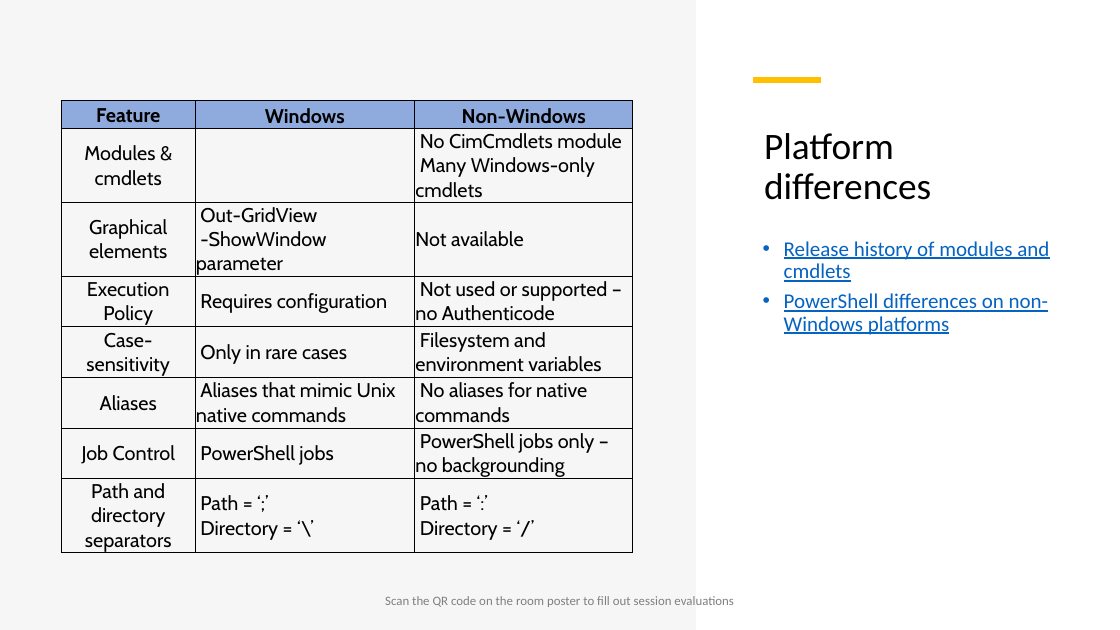
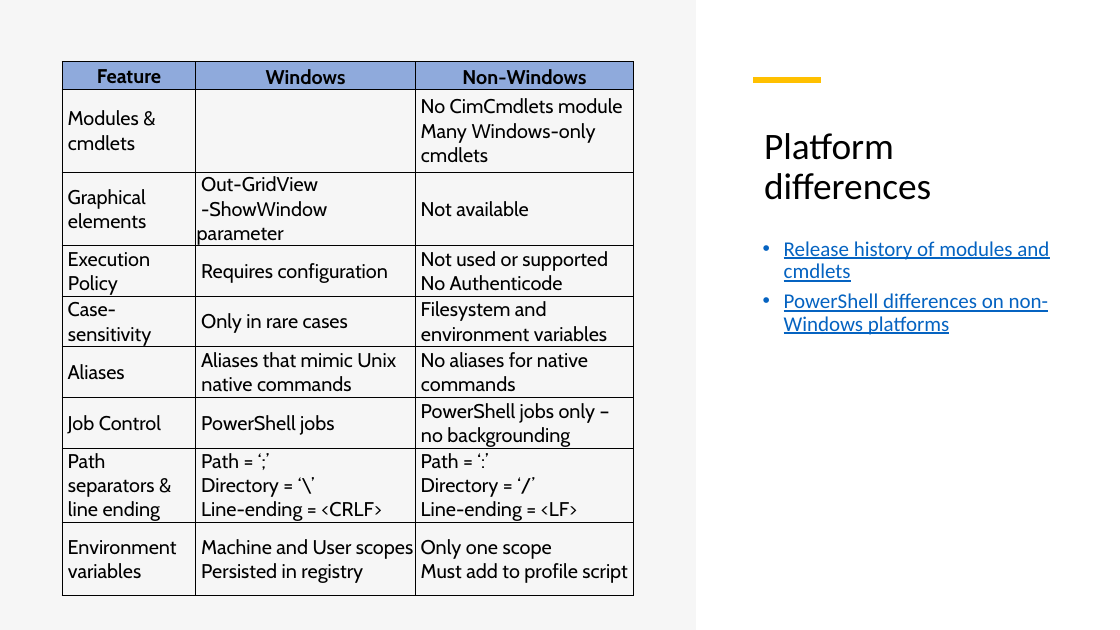
Before and after one commit to sdwheeler/seanonit, a slide deck: slide 7 of pptfiles/Optimizing Your PowerShell Profile.pptx (slide 6 before the commit). Drawn at 1120x630 pixels with LibreOffice and Linux fonts; fonts in the diff are those of the drawing. Boxes give left, top, right and bottom in pixels: in the first picture for what was removed or moved away, otherwise in the second. Text is boxed around its words. In the diff, an @@ line names an element or a change of style, - is before the commit and + after.

Commit message:
Update profile presentation

```diff
--- a/pptfiles/Optimizing Your PowerShell Profile.pptx
+++ b/pptfiles/Optimizing Your PowerShell Profile.pptx
@@ table at [62, 62, 634, 587] @@
-row 4, column 3: Not used or supported – no Authenticode
+row 4, column 3: Not used or supported / No Authenticode
-row 8: Path and directory separators | Path = ‘;’ / Directory = ‘\’ | Path = ‘:’ / Directory = ‘/’
+row 8: Path separators & line ending | Path = ‘;’ / Directory = ‘\’ / Line-ending = <CRLF> | Path = ‘:’ / Directory = ‘/’ / Line-ending = <LF>
+row 9: Environment variables | Machine and User scopes / Persisted in registry | Only one scope / Must add to profile script
@@ table: place and size @@
-table at [61, 101, 633, 556]
+table at [62, 62, 634, 587]
@@ text removed at [385, 596, 734, 607] @@
-Scan the QR code on the room poster to fill out session evaluations
```
Also in this commit, not shown: 11 other slides changed, 1 slide added, 17 other files.
